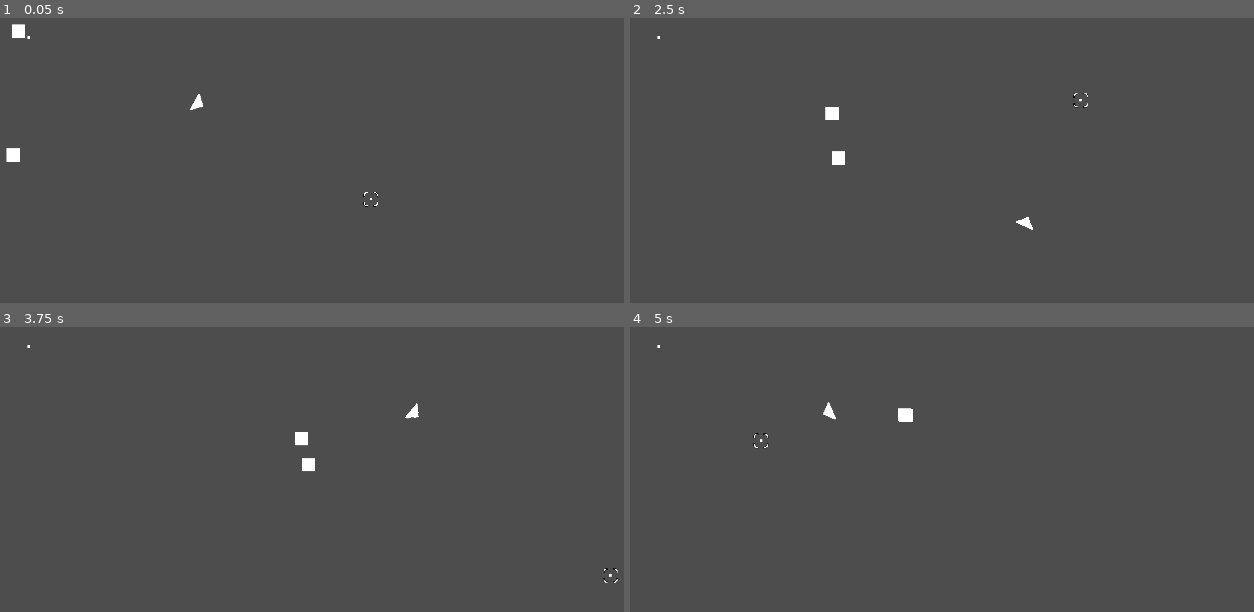
Above: before the commit, frames 1-4 (two rows, left to right).
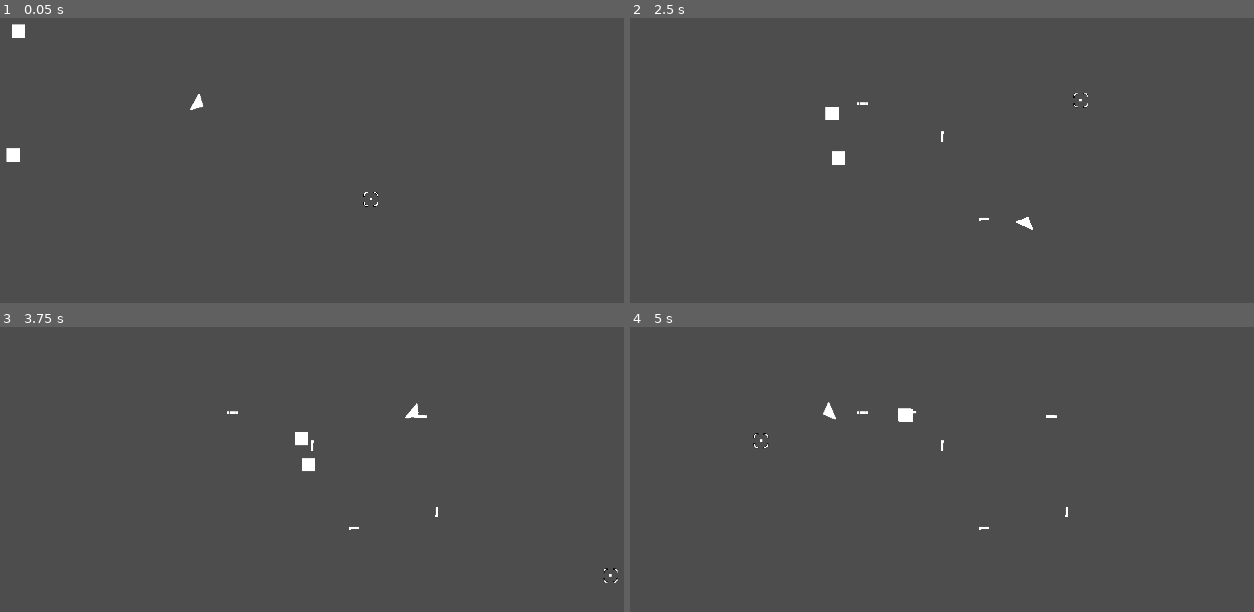
Above: after the commit, the same moments.

Repository: lcrol77/asteroids
Game: Godot game, scene res://main.tscn
The game is run twice, just before and just after one commit, with the same random seed, the same clock (stepped at 60 frames per second) and the same inputs.
Inputs (mouse positions are in pixels of both pictures, inside the frame that each line leads up to):
- Up to frame 1 (0.05 s): no input
- Up to frame 2 (2.5 s): move the mouse to (1172, 174) at 0.52 s; hold D (right) 0.53-1.28 s; click (1172, 174) at 0.67 s; move the mouse to (842, 220) at 1.27 s; hold S (down) 1.28-2.03 s; click (842, 220) at 1.42 s; move the mouse to (1079, 97) at 2.02 s; hold D (right) from 2.03 s (still down); click (1079, 97) at 2.17 s
- Up to frame 3 (3.75 s): move the mouse to (330, 594) at 2.77 s; release D (right) at 2.78 s; hold W (up) 2.78-3.53 s; click (330, 594) at 2.92 s; move the mouse to (611, 574) at 3.52 s; hold A (left) from 3.53 s (still down); click (611, 574) at 3.67 s
- Up to frame 4 (5 s): keep holding A (left); move the mouse to (761, 438) at 4.27 s; click (761, 438) at 4.42 s

The runs differ from the first frame. In frame 1, less than 0.1% of the frame differs, in the area x 4-5%, y 6-8%; in frame 2, less than 0.1%; in frame 3, less than 0.1%; in frame 4, less than 0.1%, in the area x 4-71%, y 6-72%.

Commit message:
spawning bullets

Diff:
--- a/main.tscn
+++ b/main.tscn
@@ -1,9 +1,8 @@
-[gd_scene load_steps=6 format=3 uid="uid://cti6p53nikr1e"]
+[gd_scene load_steps=5 format=3 uid="uid://cti6p53nikr1e"]
 
 [ext_resource type="PackedScene" uid="uid://ceny2kkehuyu2" path="res://scenes/crosshair/crosshair.tscn" id="1_7yrei"]
 [ext_resource type="PackedScene" uid="uid://cyeo7qwq5jlmd" path="res://scenes/player/player.tscn" id="2_410g3"]
 [ext_resource type="PackedScene" uid="uid://4ret5j3ufo6y" path="res://scenes/enemy/enemy.tscn" id="3_ckmda"]
-[ext_resource type="PackedScene" uid="uid://45ukda6iq6xn" path="res://scenes/bullet/bullet.tscn" id="4_yghqd"]
 
 [sub_resource type="GDScript" id="GDScript_7u8s8"]
 script/source = "extends Node2D
@@ -30,6 +29,3 @@
 
 [node name="Enemy2" parent="." instance=ExtResource("3_ckmda")]
 position = Vector2(91, 437)
-
-[node name="Bullet" parent="." instance=ExtResource("4_yghqd")]
-position = Vector2(138, 151)
--- a/scenes/player/player.gd
+++ b/scenes/player/player.gd
@@ -1,11 +1,11 @@
 extends CharacterBody2D
 
+@export var speed = 400
 @onready var crosshair: Sprite2D = %Crosshair
+@onready var bullet_spawn = $BulletSpawn
+@onready var bullets = $Bullets
 
-@export var speed = 400
-
-func _ready() -> void:
-	pass
+const bullet: PackedScene = preload("res://scenes/bullet/bullet.tscn")
 
 func _physics_process(delta: float) -> void:
 	var direction = Input.get_vector("left", "right", "up", "down")
@@ -15,3 +15,9 @@
 func _process(delta: float) -> void:
 	var vec = crosshair.position- position
 	rotation = vec.angle()
+
+	# TODO: need to implement some kind of fire rate
+	if Input.is_mouse_button_pressed( 1 ):
+		var instance = bullet.instantiate()
+		instance.global_position = bullet_spawn.global_position
+		bullets.add_child(instance)
--- a/scenes/player/player.tscn
+++ b/scenes/player/player.tscn
@@ -20,3 +20,5 @@
 
 [node name="BulletSpawn" type="Node2D" parent="."]
 position = Vector2(11, 0)
+
+[node name="Bullets" type="Node" parent="."]
